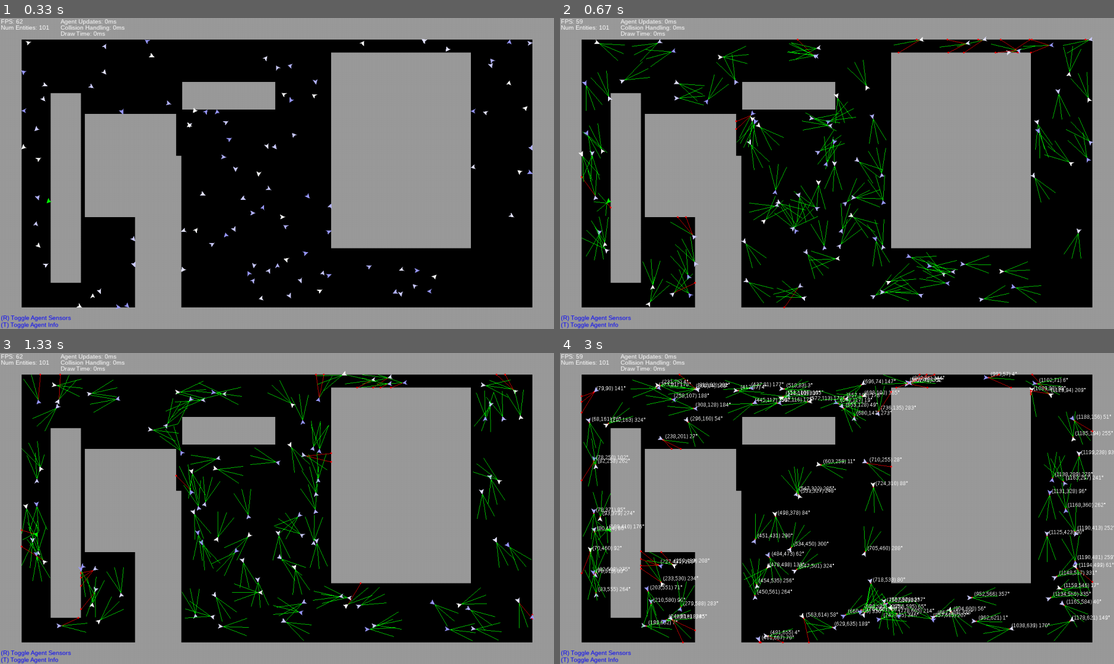
Above: before the commit, frames 1-4 (two rows, left to right).
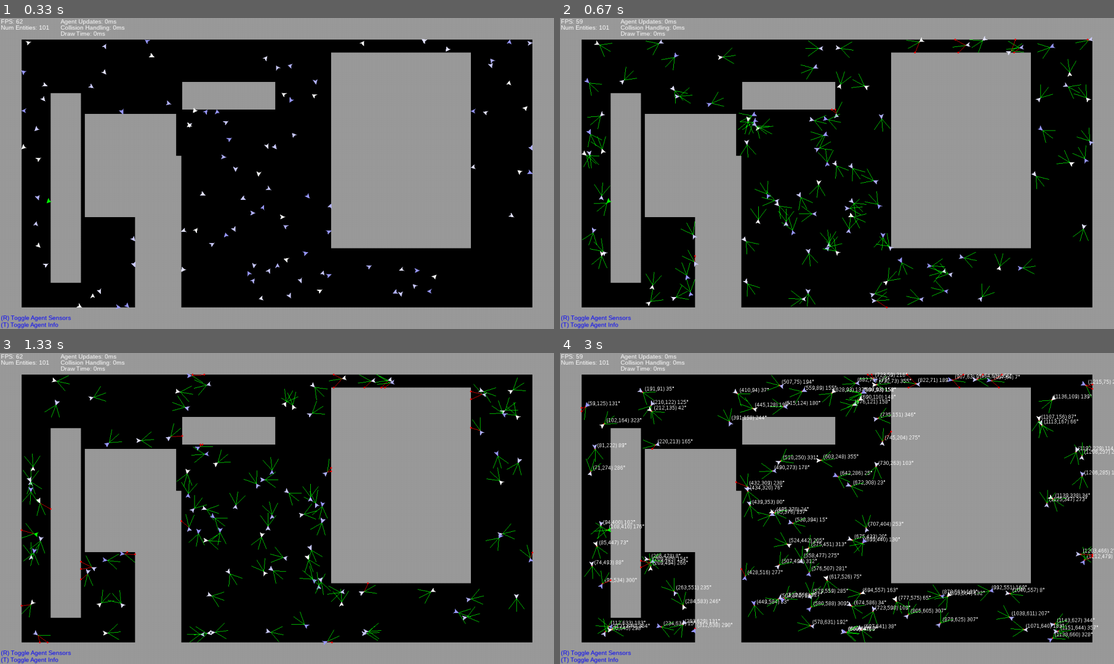
Above: after the commit, the same moments.

Repository: PatrickSinger99/MultiAgentSimulation
Game: pygame game, started from src/main.py
The game is run twice, just before and just after one commit, with the same random seed, the same clock (stepped at 60 frames per second) and the same inputs.
Inputs:
- Up to frame 1 (0.33 s): no input
- Up to frame 2 (0.67 s): tap R at 0.33 s
- Up to frame 3 (1.33 s): hold D 0.67-1.13 s; hold W from 1.17 s (still down)
- Up to frame 4 (3 s): release W at 1.47 s; hold D 1.5-1.97 s; tap T at 1.65 s; hold A 2-2.53 s; hold S 2.57-2.87 s; hold A from 2.9 s (still down)

Frame 1 is identical in both runs. In frame 2, 6.4% of the frame differs, in the area x 3-97%, y 5-94%; in frame 3, 6.8%; in frame 4, 14%, in the area x 3-100%, y 6-94%.

Commit message:
applied sensor rework

Diff:
--- a/src/main.py
+++ b/src/main.py
@@ -208,20 +208,12 @@
 
             # Draw sensors
             if self.show_agent_sensors:
-                if agent.name != "user_controlled_agent":  # TODO TEMP
-                    for i, sensor in enumerate(agent.sensor_coords):
-                        if agent.sensor_collisions[i] is not None:
-                            pygame.draw.line(screen, red, start_pos=agent.location, end_pos=agent.sensor_collisions[i])
-                            pygame.draw.circle(screen, red, agent.sensor_collisions[i], 2, 2)
-                        else:
-                            pygame.draw.line(screen, green, start_pos=agent.location, end_pos=sensor)
-                else:
-                    for i, sensor in enumerate(agent.vision_sensor.sensor_coords):
-                        if agent.vision_sensor.sensor_collisions[i] is not None:
-                            pygame.draw.line(screen, red, start_pos=agent.location, end_pos=agent.vision_sensor.sensor_collisions[i])
-                            pygame.draw.circle(screen, red, agent.vision_sensor.sensor_collisions[i], 2, 2)
-                        else:
-                            pygame.draw.line(screen, green, start_pos=agent.location, end_pos=sensor)
+                for i, sensor in enumerate(agent.vision_sensor.sensor_coords):
+                    if agent.vision_sensor.sensor_collisions[i] is not None:
+                        pygame.draw.line(screen, red, start_pos=agent.location, end_pos=agent.vision_sensor.sensor_collisions[i])
+                        pygame.draw.circle(screen, red, agent.vision_sensor.sensor_collisions[i], 2, 2)
+                    else:
+                        pygame.draw.line(screen, green, start_pos=agent.location, end_pos=sensor)
 
             # Rotate entity polygon to entities rotation and add its current location
             entity_polygon = self.rotate_polygon(Simulation.entity_polygon, agent.rotation)
--- a/src/pygame_agent.py
+++ b/src/pygame_agent.py
@@ -10,7 +10,8 @@
 
     sensor_positions = ((55, 20), (60, 0), (55, -20))
 
-    def __init__(self, simulation, movement_speed: int = 10, turning_speed: int = 10, color=white):
+    def __init__(self, simulation, movement_speed: int = 10, turning_speed: int = 10, color=white,
+                 num_vision_sensors: int = 3, vision_sensors_fov: int = 75, vision_sensors_length: int = 30):
         self.simulation = simulation
         self.movement_speed = movement_speed
         self.turning_speed = turning_speed
@@ -39,18 +40,17 @@
         self.name = "agent_" + str(Agent.num_of_agents)
         Agent.num_of_agents += 1
 
-        # TEMP
-        self.sensor_coords = self.calculate_sensor_coords()
-        self.sensor_collisions = [None, None, None]
-        self.sensor_collision_distance = [None, None, None]
+        # Initialize vision sensors
+        self.vision_sensor = VisionSensor(self, num_of_rays=num_vision_sensors, ray_length=vision_sensors_length,
+                                          fov=vision_sensors_fov)
 
     def update(self):
 
         # Randomly change direction
-        if self.sensor_collisions[0] is not None:
+        if self.vision_sensor.sensor_collisions[-1] is not None:  # TODO Temp test
             self.rotation = self.rotation - self.turning_speed
 
-        elif self.sensor_collisions[2] is not None:
+        elif self.vision_sensor.sensor_collisions[0] is not None:
             self.rotation = self.rotation + self.turning_speed
 
         else:
@@ -72,9 +72,7 @@
                          max(0, min(self.location[1], self.simulation.size[1] - 1)))
 
         # Update sensor coords
-        self.sensor_coords = self.calculate_sensor_coords()
-        self.sensor_collisions = [None, None, None]
-        self.sensor_collision_distance = [None, None, None]
+        self.vision_sensor.update()
 
     def move(self, coordinates: (int, int)):
         self.location = coordinates
@@ -108,12 +106,12 @@
 
         # Get all obstacle borders that are within the radius of a sensor ray to the agent
         for edge in self.simulation.obstacle_edges:
-            if self.minimum_distance(edge, self.location) <= 60:  # TODO value hardcoded before Sensor placement rework
+            if self.minimum_distance(edge, self.location) <= self.vision_sensor.ray_length:
                 possible_collision_edges.append(edge)
 
         # Check if edges in range for a collision actually collide with one of the agents sensor rays
         for edge in possible_collision_edges:
-            for sensor_index, sensor in enumerate(self.sensor_coords):
+            for sensor_index, sensor in enumerate(self.vision_sensor.sensor_coords):
                 sensor_line = (sensor, self.location)
 
                 # Check intersection with one sensor ray
@@ -121,8 +119,8 @@
                 if intersection_coords is not None:
 
                     # CASE: No other collision with this sensor ray was detected yet
-                    if self.sensor_collisions[sensor_index] is None:
-                        self.sensor_collisions[sensor_index] = intersection_coords
+                    if self.vision_sensor.sensor_collisions[sensor_index] is None:
+                        self.vision_sensor.sensor_collisions[sensor_index] = intersection_coords
                         # self.sensor_collision_distance[sensor_index] = collision_distance
 
                     # CASE: Sensor ray already has a collision logged
@@ -130,14 +128,14 @@
                         collision_distance = self.simulation.calculate_distance(intersection_coords, self.location)  # TODO method import from simulation
 
                         # Distance for previous collision now needs to be calculated
-                        if self.sensor_collision_distance[sensor_index] is None:
-                            prev_collision_distance = self.simulation.calculate_distance(self.sensor_collisions[sensor_index], self.location)
-                            self.sensor_collision_distance[sensor_index] = prev_collision_distance
+                        if self.vision_sensor.sensor_collision_distance[sensor_index] is None:
+                            prev_collision_distance = self.simulation.calculate_distance(self.vision_sensor.sensor_collisions[sensor_index], self.location)
+                            self.vision_sensor.sensor_collision_distance[sensor_index] = prev_collision_distance
 
                         # Add distance and new coords to arrays
-                        if self.sensor_collision_distance[sensor_index] > collision_distance:
-                            self.sensor_collisions[sensor_index] = intersection_coords
-                            self.sensor_collision_distance[sensor_index] = collision_distance
+                        if self.vision_sensor.sensor_collision_distance[sensor_index] > collision_distance:
+                            self.vision_sensor.sensor_collisions[sensor_index] = intersection_coords
+                            self.vision_sensor.sensor_collision_distance[sensor_index] = collision_distance
 
     @staticmethod
     def minimum_distance(line, point):
@@ -156,7 +154,6 @@
     def __init__(self, simulation, **kwargs):
         super().__init__(simulation=simulation, **kwargs)
         self.name = "user_controlled_agent"
-        self.vision_sensor = VisionSensor(self, num_of_rays=5, ray_length=30, fov=180)
 
     def update(self):
 
@@ -193,40 +190,3 @@
 
         # Update sensor coords
         self.vision_sensor.update()
-
-    def sensor_collision_detection(self):
-
-        possible_collision_edges = []
-
-        # Get all obstacle borders that are within the radius of a sensor ray to the agent
-        for edge in self.simulation.obstacle_edges:
-            if self.minimum_distance(edge, self.location) <= 60:  # TODO value hardcoded before Sensor placement rework
-                possible_collision_edges.append(edge)
-
-        # Check if edges in range for a collision actually collide with one of the agents sensor rays
-        for edge in possible_collision_edges:
-            for sensor_index, sensor in enumerate(self.vision_sensor.sensor_coords):
-                sensor_line = (sensor, self.location)
-
-                # Check intersection with one sensor ray
-                intersection_coords = self.simulation.line_intersection(edge, sensor_line)
-                if intersection_coords is not None:
-
-                    # CASE: No other collision with this sensor ray was detected yet
-                    if self.vision_sensor.sensor_collisions[sensor_index] is None:
-                        self.vision_sensor.sensor_collisions[sensor_index] = intersection_coords
-                        # self.sensor_collision_distance[sensor_index] = collision_distance
-
-                    # CASE: Sensor ray already has a collision logged
-                    else:
-                        collision_distance = self.simulation.calculate_distance(intersection_coords, self.location)  # TODO method import from simulation
-
-                        # Distance for previous collision now needs to be calculated
-                        if self.vision_sensor.sensor_collision_distance[sensor_index] is None:
-                            prev_collision_distance = self.simulation.calculate_distance(self.vision_sensor.sensor_collisions[sensor_index], self.location)
-                            self.vision_sensor.sensor_collision_distance[sensor_index] = prev_collision_distance
-
-                        # Add distance and new coords to arrays
-                        if self.vision_sensor.sensor_collision_distance[sensor_index] > collision_distance:
-                            self.vision_sensor.sensor_collisions[sensor_index] = intersection_coords
-                            self.vision_sensor.sensor_collision_distance[sensor_index] = collision_distance
